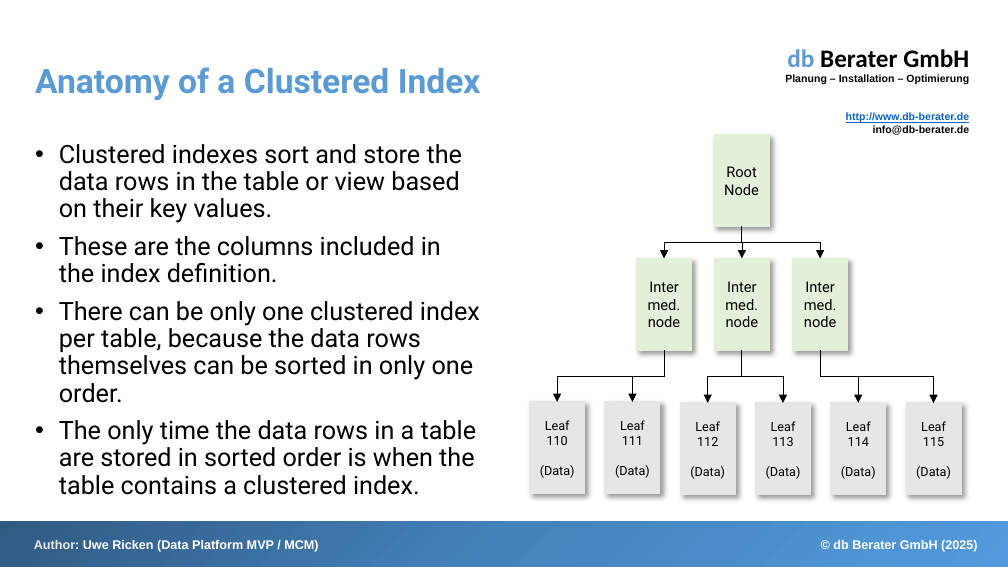
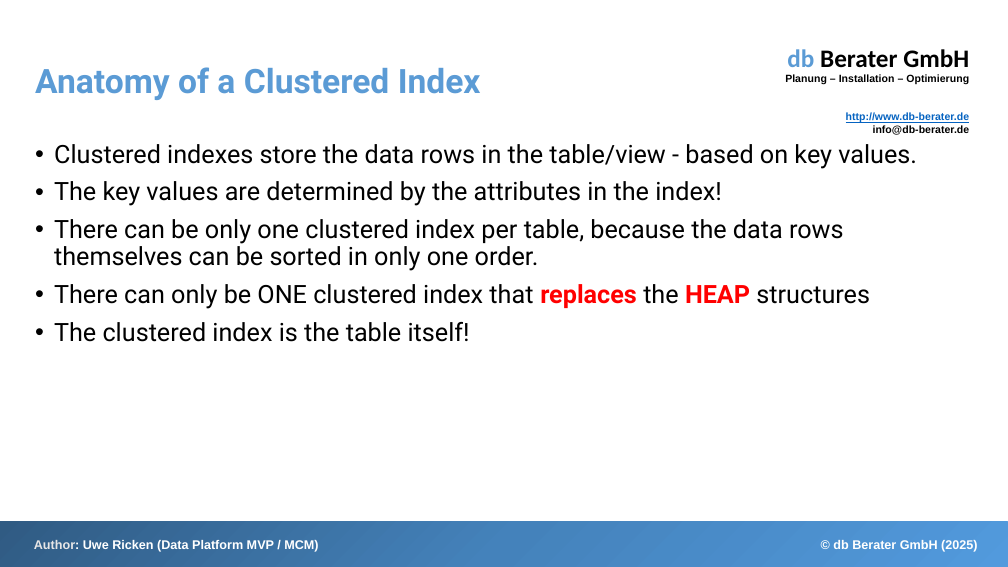
Before and after one commit to db-berater/Demystifying-clustered-indexes, a slide deck: slide 18 of 01 - Documents and Preparation/Demystifying Clustered Indexes.pptx (slide 17 before the commit). Drawn at 1008x567 pixels with LibreOffice and Linux fonts; fonts in the diff are those of the drawing. Boxes give left, top, right and bottom in pixels: in the first picture for what was removed or moved away, otherwise in the second. Text is boxed around its words. In the diff, an @@ line names an element or a change of style, - is before the commit and + after.

Commit message:
modifications to the HEAP section

```diff
--- a/01 - Documents and Preparation/Demystifying Clustered Indexes.pptx
+++ b/01 - Documents and Preparation/Demystifying Clustered Indexes.pptx
@@ text at (54, 144, 917, 206): text changed @@
-• Clustered indexes sort and store the data rows in the table or view based on their key values.
-• These are the columns included in the index definition.
+• Clustered indexes store the data rows in the table/view - based on key values.
+• The key values are determined by the attributes in the index!
@@ rectangle removed at (715, 135, 769, 227) @@
-Root
-Node
@@ text at (54, 219, 844, 271): indent changed @@
@@ elbow arrow removed from (742, 227) to (664, 258) @@
@@ elbow arrow removed from (742, 227) to (742, 258) @@
@@ elbow arrow removed from (742, 227) to (821, 258) @@
@@ rectangle removed at (637, 258, 691, 350) @@
-Inter
-med.
-node
@@ rectangle removed at (715, 258, 769, 350) @@
-Inter
-med.
-node
@@ rectangle removed at (792, 258, 847, 350) @@
-Inter
-med.
-node
@@ text at (54, 284, 870, 342): text changed @@
-• The only time the data rows in a table are stored in sorted order is when the table contains a clustered index.
+• There can only be ONE clustered index that replaces the HEAP structures
+• The clustered index is the table itself!
@@ elbow arrow removed from (664, 350) to (557, 402) @@
@@ elbow arrow removed from (664, 350) to (632, 402) @@
@@ elbow arrow removed from (742, 350) to (708, 403) @@
@@ elbow arrow removed from (742, 350) to (783, 403) @@
@@ elbow arrow removed from (821, 350) to (858, 403) @@
@@ elbow arrow removed from (821, 350) to (933, 403) @@
@@ rectangle removed at (530, 402, 585, 494) @@
-Leaf
-110
-(Data)
@@ rectangle removed at (605, 402, 659, 494) @@
-Leaf
-111
-(Data)
@@ rectangle removed at (680, 403, 735, 495) @@
-Leaf
-112
-(Data)
@@ rectangle removed at (756, 403, 810, 495) @@
-Leaf
-113
-(Data)
@@ rectangle removed at (831, 403, 885, 495) @@
-Leaf
-114
-(Data)
@@ rectangle removed at (906, 403, 961, 495) @@
-Leaf
-115
-(Data)
```
Also in this commit, not shown: 3 slides added, 1 slide removed, 8 other files.
